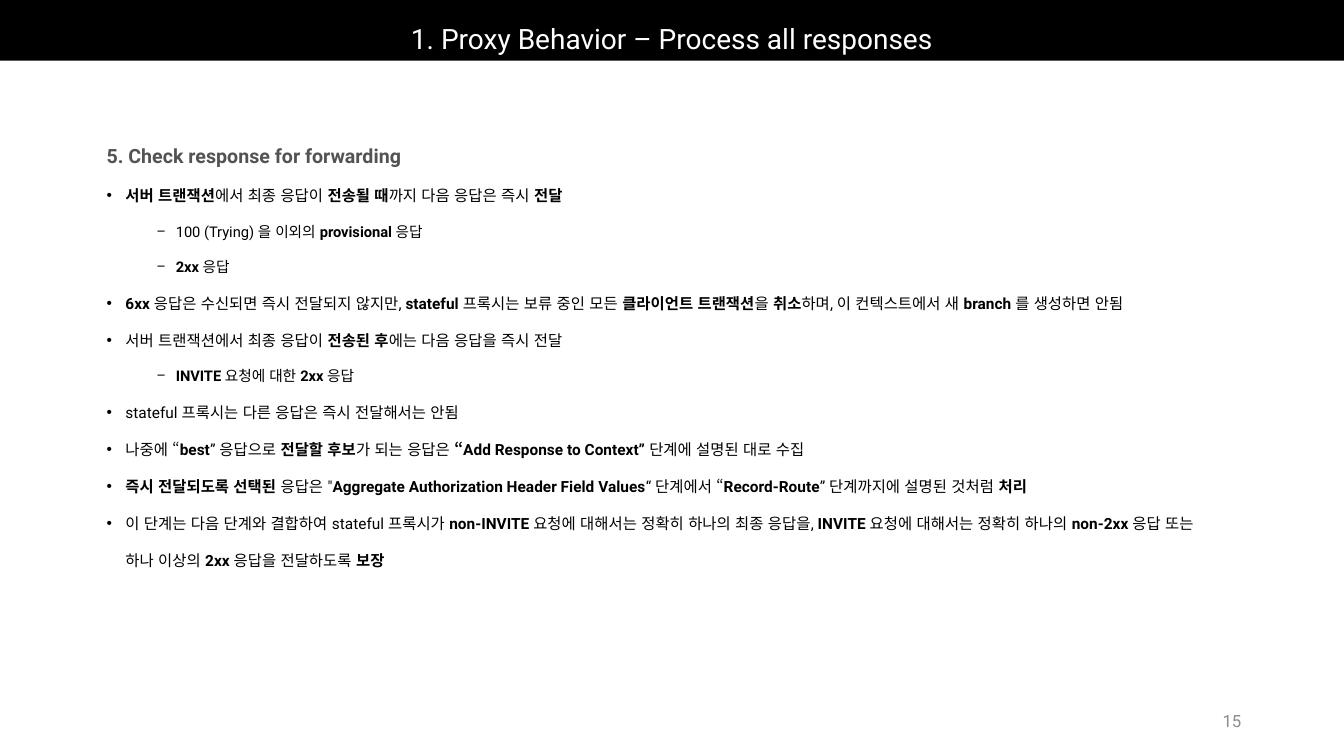
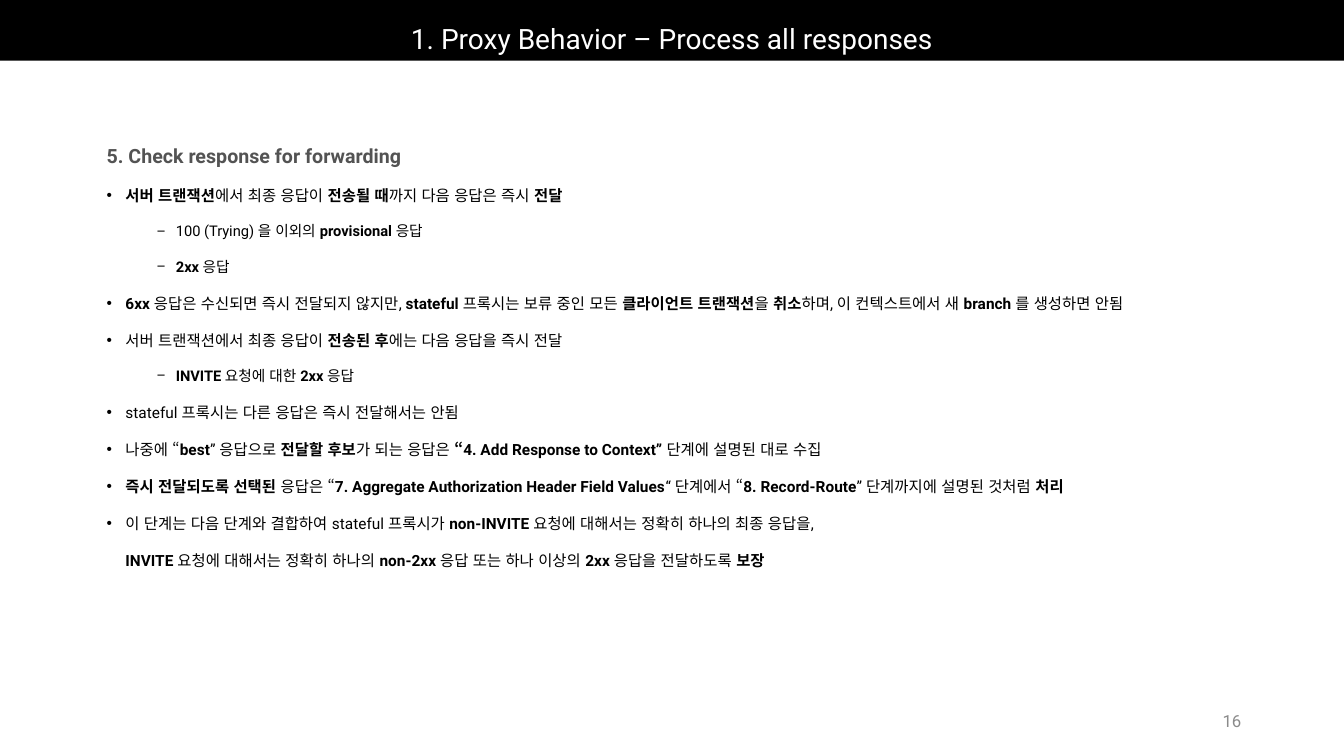
Before and after one commit to Epsilonely/SIP-Survey, a slide deck: slide 16 of 세미나 3차.pptx (slide 15 before the commit). Drawn at 1344x756 pixels with LibreOffice and Linux fonts; fonts in the diff are those of the drawing. Boxes give left, top, right and bottom in pixels: in the first picture for what was removed or moved away, otherwise in the second. Text is boxed around its words. In the diff, an @@ line names an element or a change of style, - is before the commit and + after.

```diff
--- a/세미나 3차.pptx
+++ b/세미나 3차.pptx
@@ text at (125,441,1063,496): text changed @@
-• 나중에 “best” 응답으로 전달할 후보가 되는 응답은 “Add Response to Context” 단계에 설명된 대로 수집
-• 즉시 전달되도록 선택된 응답은 "Aggregate Authorization Header Field Values“ 단계에서 “Record-Route” 단계까지에 설명된 것처럼 처리
+• 나중에 “best” 응답으로 전달할 후보가 되는 응답은 “4. Add Response to Context” 단계에 설명된 대로 수집
+• 즉시 전달되도록 선택된 응답은 “7. Aggregate Authorization Header Field Values“ 단계에서 “8. Record-Route” 단계까지에 설명된 것처럼 처리
@@ page number at (1223,715,1242,727): text changed @@
-15
+16
```
Also in this commit, not shown: 20 other slides changed, 2 slides added, 1 slide removed.
